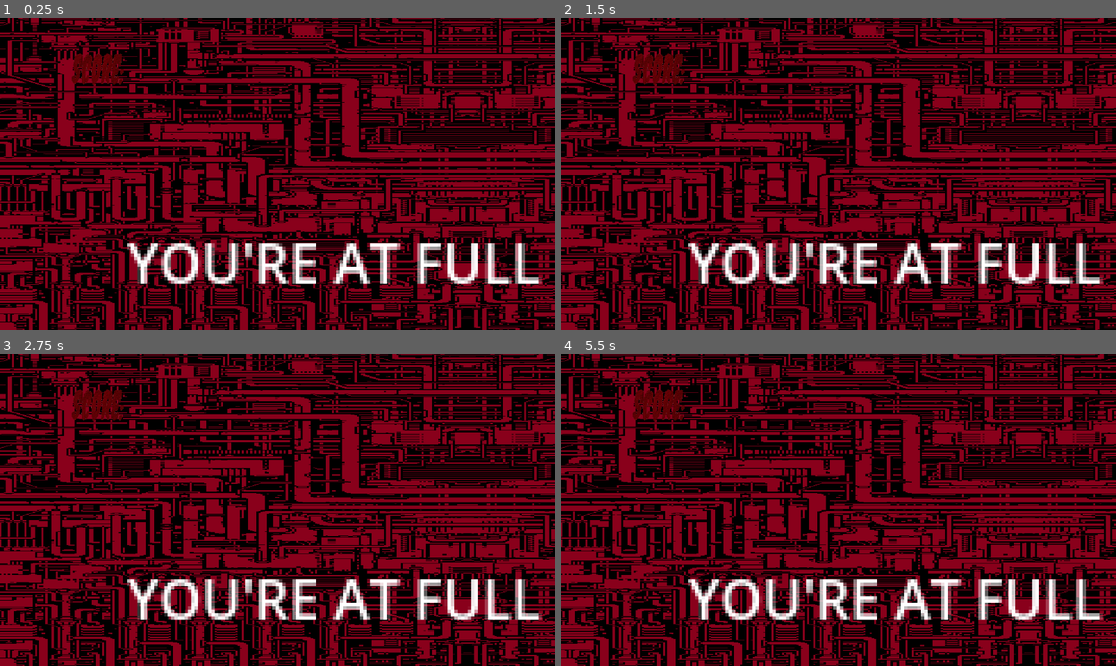
Above: before the commit, frames 1-4 (two rows, left to right).
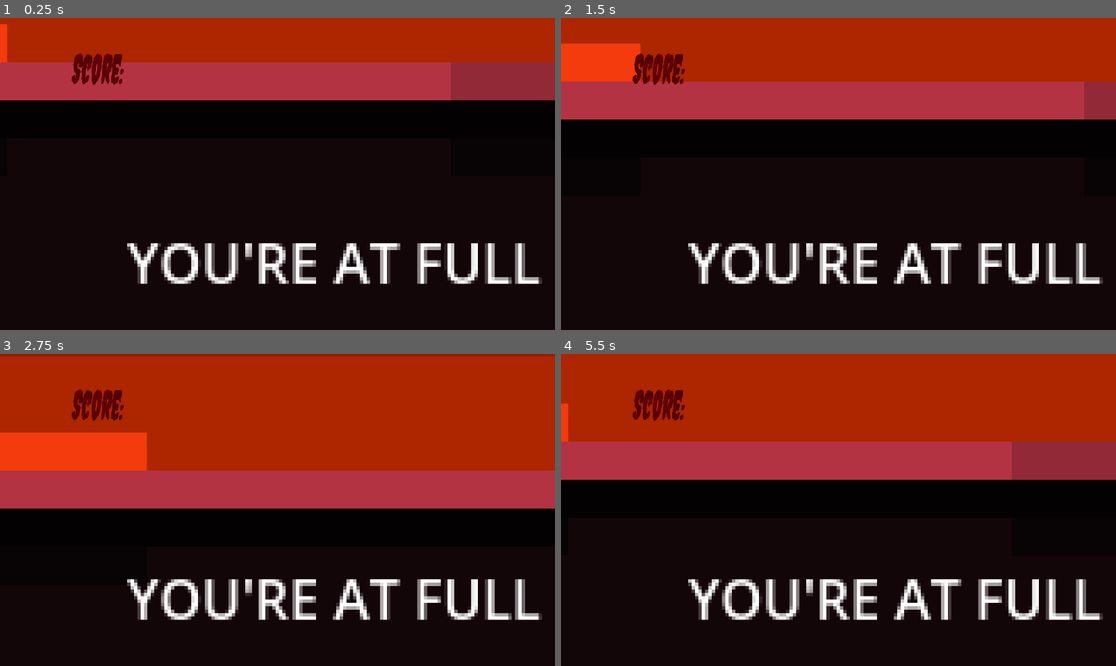
Above: after the commit, the same moments.

Repository: jfeatherston09/BulletTaker
Game: Godot game, scene res://MenusAndStage/Stage.tscn
Same seed, same stepped clock (60 frames per second), same inputs: the game is played once before the commit and once after it.
Inputs:
- Up to frame 1 (0.25 s): no input
- Up to frame 2 (1.5 s): tap Enter at 0.5 s; hold Right (p1_right) 0.53-1.28 s; hold S (p1_down) from 1.28 s (still down)
- Up to frame 3 (2.75 s): release S (p1_down) at 2.03 s; hold Right (p1_right) from 2.03 s (still down)
- Up to frame 4 (5.5 s): release Right (p1_right) at 2.78 s; hold W (p1_up) 2.78-3.53 s; hold Left (p1_left) 3.53-5.03 s; hold S (p1_down) from 5.03 s (still down)

The runs differ from the first frame. In frame 1, 65% of the frame differs, in the area x 0-100%, y 0-100%; in frame 2, 68%; in frame 3, 76%; in frame 4, 72%.

Commit message:
Update player.tscn

Diff:
--- a/Entities/Player/P_Scenes/player.tscn
+++ b/Entities/Player/P_Scenes/player.tscn
@@ -9,6 +9,7 @@
 
 [node name="Player" type="Node2D"]
 position = Vector2(-1.19209e-07, 1.19209e-07)
+scale = Vector2(460.712, -78.9993)
 
 [node name="CharacterBody2D" type="CharacterBody2D" parent="."]
 script = ExtResource("1_rp0hv")
